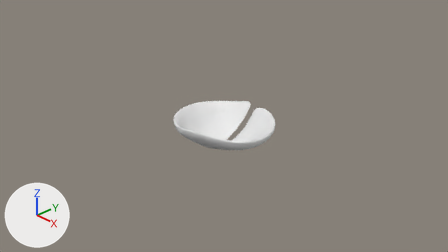
An edit to the Blender file Padina pavonica/Padina.blend, drawn before and after from the same camera.
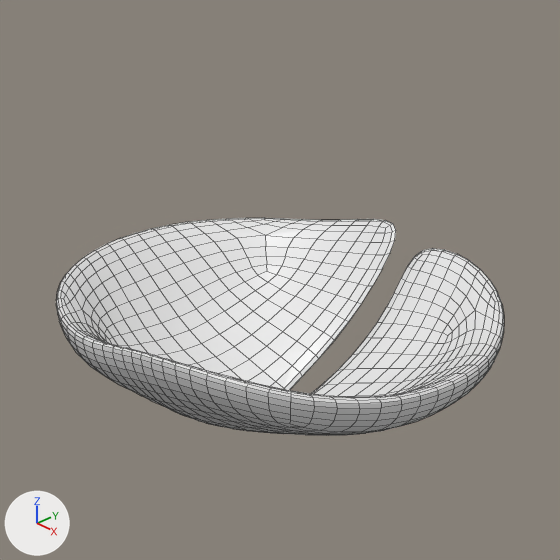
There are two pictures of each version: one from the file's camera 'Camera', one close up on the part from 36% to 64% of the width and 20% to 71% of the height. Lighting does not change. The marker at lower left points along +X, +Y and +Z. The close-ups show mesh edges as thin lines.
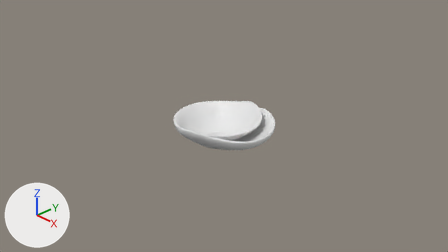
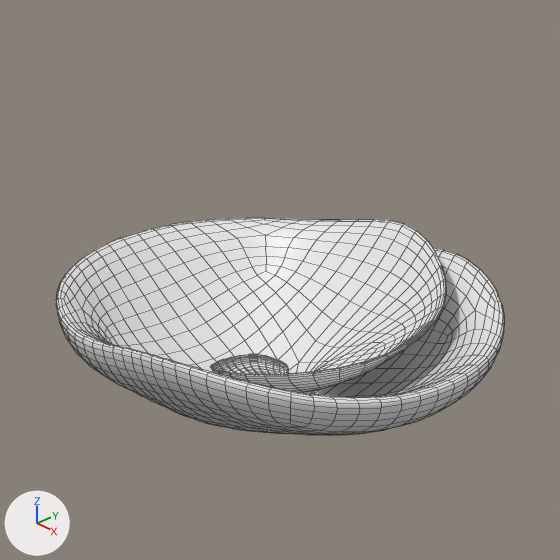
What the commit changed:
me_cube is used by ob_cube; location (0.0, 0.0, 0.0); scale (1.0, 1.0, 0.0728).
me_cube had 92 vertices, 90 faces and spanned x -1.05..1.05, y -0.79..0.79, z -7.8..3.62.
me_cube now has 152 vertices, 150 faces and spans x -1.05..1.05, y -0.79..0.79, z -7.8..3.62.
Part 1, on me_cube:
2 faces are deleted.
6 vertices move from x -0.5..0.07, y -0.59..0.64, z -3.93..0.85 to x -0.5..0.07, y -0.59..0.64, z -5.91..0.39.
60 vertices are added at x -0.25..0.66, y -0.42..0.6, z -5.08..2.5.
62 new faces join them.
me_cube part 2: 88 kept faces spanning x -1.05..1.05, y -0.79..0.79, z -7.8..3.62 are now shaded smooth.

Where the change shows, as pixel boxes (x1, y1, x2, y2) in the close-ups (560 x 560 px):
part 1 of me_cube, built on
    before: (64, 224, 396, 386)
    after: (64, 224, 446, 393)
part 2 of me_cube, shading changed
    both: (63, 219, 470, 408)
